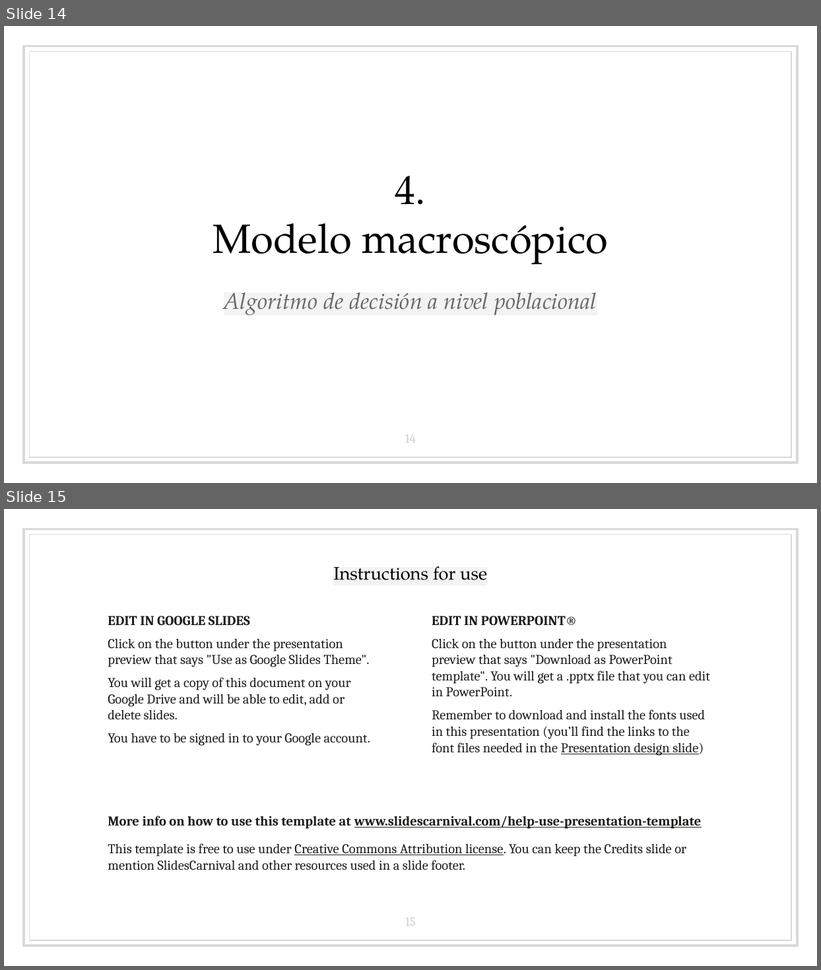
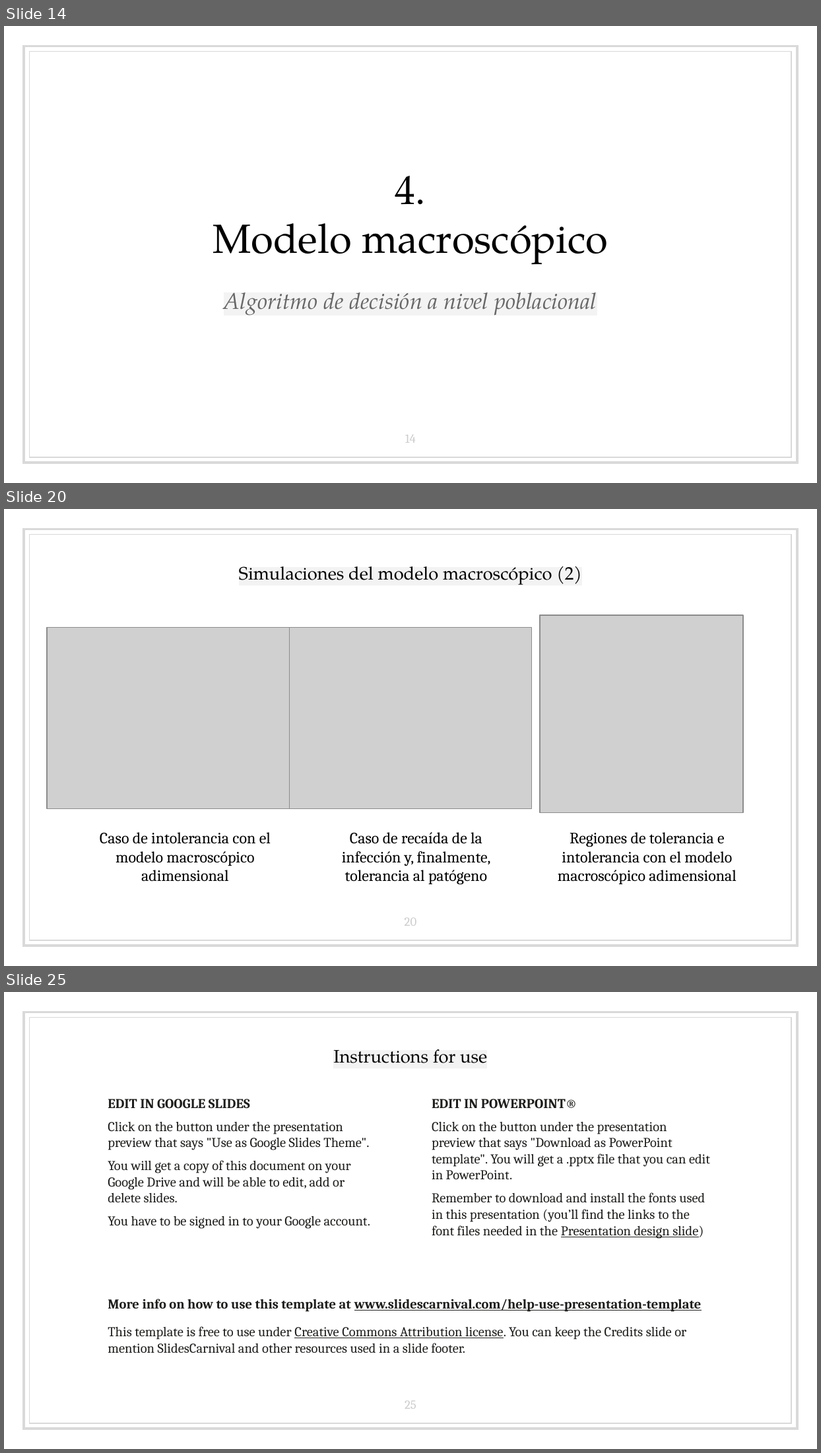
Before and after one commit to bserranoanton/TFG-mates, a slide deck: Defensa/transparenciasDefensa.pptx. Shown one above the other, each under a label of ours: slides 14 and 15 before the commit, slides 14, 20 and 25 after it; the slides between them are not shown. The pictures are 821x970 and 821x1453 pixels, drawn with LibreOffice and Linux fonts; fonts in the diff are those of the drawing; grey boxes stand for pictures. Boxes give left, top, right and bottom in pixels: in the first picture for what was removed or moved away, otherwise in the second. Text is boxed around its words. In the diff, an @@ line names an element or a change of style, - is before the commit and + after.

```diff
--- a/Defensa/transparenciasDefensa.pptx
+++ b/Defensa/transparenciasDefensa.pptx
@@ slide 20 added at (x1=4, y1=509, x2=817, y2=966), background #FFFFFF; not listed: 2 template elements that a slide beside it also shows @@
@@ title added at (x1=239, y1=566, x2=582, y2=585), 16 pt, text #000000 @@
+Simulaciones del modelo macroscópico (2)
@@ picture added at (x1=47, y1=627, x2=289, y2=809) @@
@@ picture added at (x1=289, y1=627, x2=532, y2=809) @@
@@ picture added at (x1=540, y1=615, x2=743, y2=813) @@
@@ text added at (x1=100, y1=832, x2=271, y2=881), 14 pt, text #000000 @@
+Caso de intolerancia con el modelo macroscópico adimensional
@@ text added at (x1=342, y1=832, x2=491, y2=885), 14 pt, text #000000 @@
+Caso de recaída de la infección y, finalmente, tolerancia al patógeno
@@ text added at (x1=558, y1=832, x2=737, y2=885), 14 pt, text #000000 @@
+Regiones de tolerancia e intolerancia con el modelo macroscópico adimensional
@@ page number added at (x1=405, y1=918, x2=417, y2=926), 11 pt, text #CCCCCC @@
+20
@@ what was slide 15 is now slide 25 @@
@@ page number at (x1=405, y1=1401, x2=416, y2=1409): text changed @@
-15
+25
```
Also in this commit, not shown: 5 slides changed, 9 other slides added.
